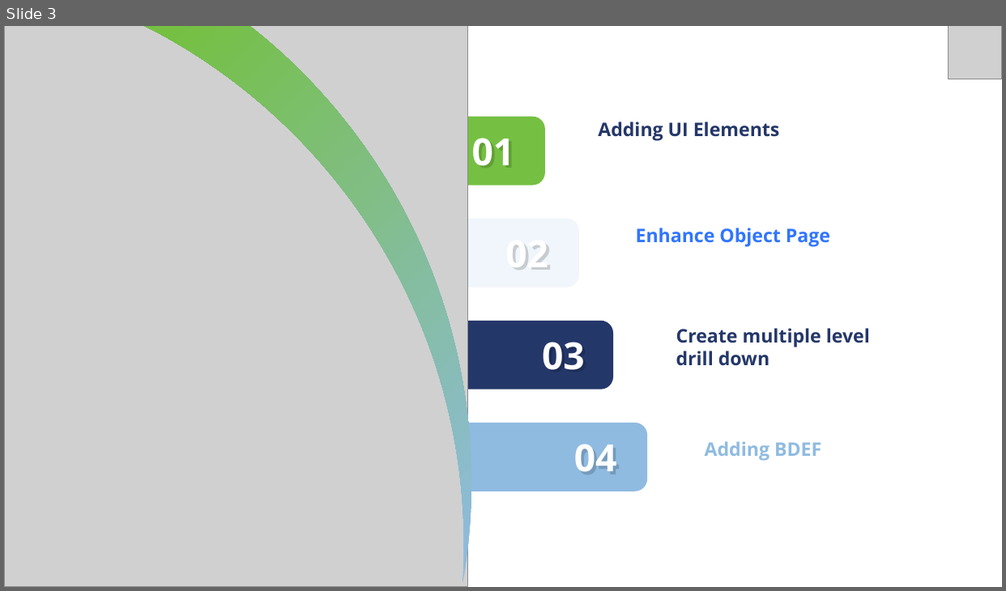
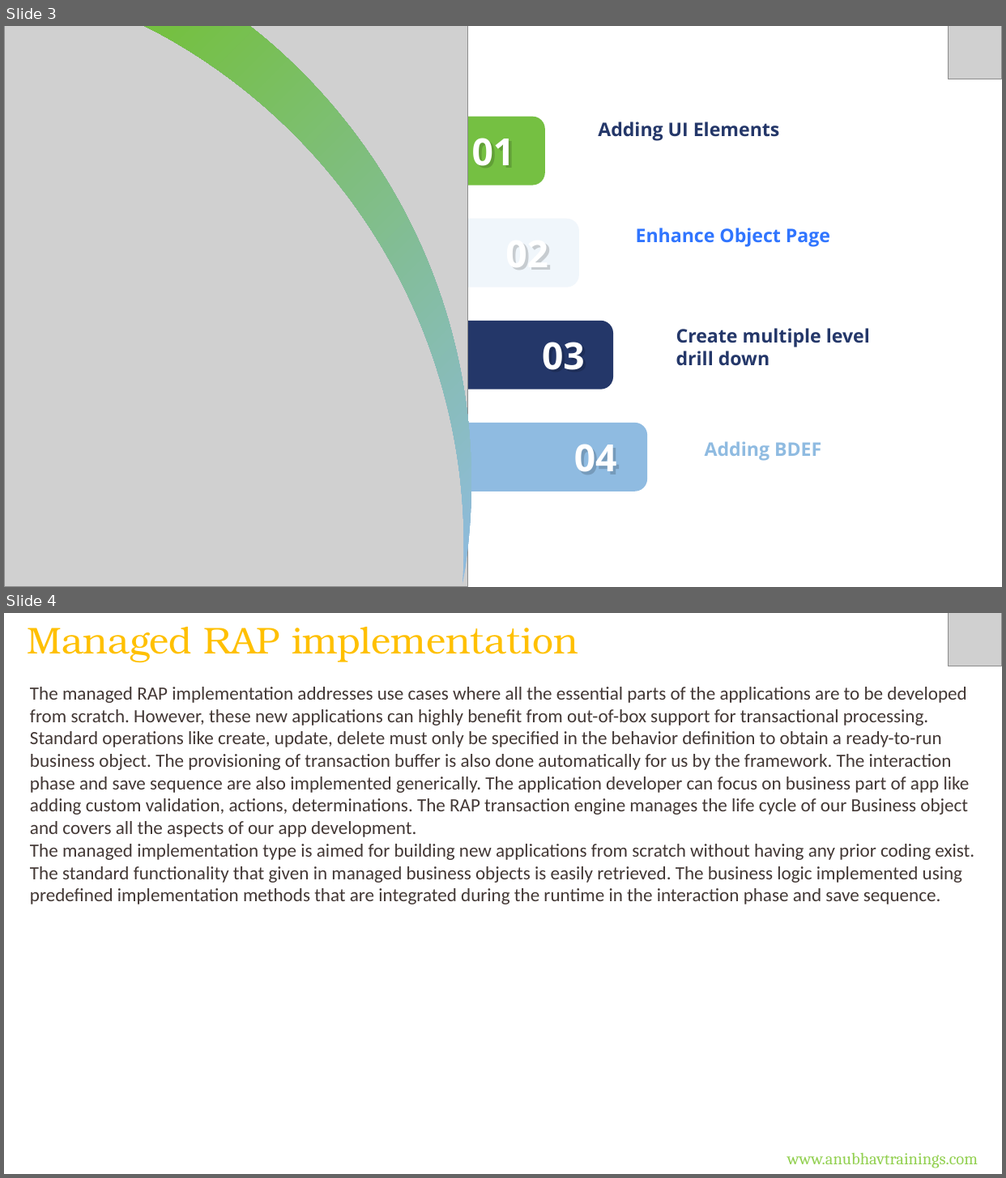
Before and after one commit to soyuztechnologies/RAP_Training_Applied_Materials, a slide deck: Day 6/DAY-6.pptx. Shown one above the other, each under a label of ours: slide 3 before the commit, slides 3 and 4 after it. The pictures are 1006x591 and 1006x1178 pixels, drawn with LibreOffice and Linux fonts; fonts in the diff are those of the drawing; grey boxes stand for pictures. Boxes give left, top, right and bottom in pixels: in the first picture for what was removed or moved away, otherwise in the second. Text is boxed around its words. In the diff, an @@ line names an element or a change of style, - is before the commit and + after.

Commit message:
Auto bot updater RAP Course

```diff
--- a/Day 6/DAY-6.pptx
+++ b/Day 6/DAY-6.pptx
@@ slide 4 added at (x1=4, y1=613, x2=1002, y2=1174), background #FFFFFF @@
@@ text added at (x1=27, y1=627, x2=577, y2=662), 36 pt, text #FFC000 @@
+Managed RAP implementation
@@ picture added at (x1=948, y1=613, x2=1002, y2=666) @@
@@ text added at (x1=30, y1=687, x2=974, y2=905), 18 pt, text #433835 @@
+The managed RAP implementation addresses use cases where all the essential parts of the applications are to be developed from scratch. However, these new applications can highly benefit from out-of-box support for transactional processing. Standard operations like create, update, delete must only be specified in the behavior definition to obtain a ready-to-run business object. The provisioning of transaction buffer is also done automatically for us by the framework. The interaction phase and save sequence are also implemented generically. The application developer can focus on business part of app like adding custom validation, actions, determinations. The RAP transaction engine manages the life cycle of our Business object and covers all the aspects of our app development.
+The managed implementation type is aimed for building new applications from scratch without having any prior coding exist. The standard functionality that given in managed business objects is easily retrieved. The business logic implemented using predefined implementation methods that are integrated during the runtime in the interaction phase and save sequence.
@@ text added at (x1=787, y1=1153, x2=978, y2=1169), 16 pt, text #92D050 @@
+www.anubhavtrainings.com
```
Also in this commit, not shown: 1 slide changed, 11 other slides added, 4 other files.
